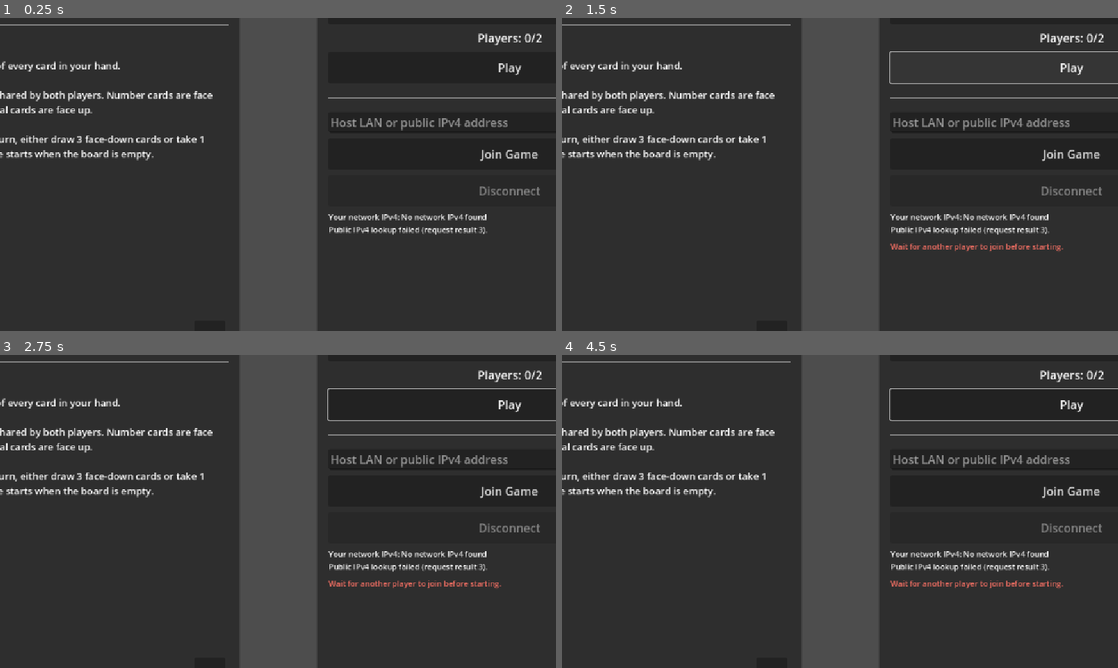
Above: before the commit, frames 1-4 (two rows, left to right).
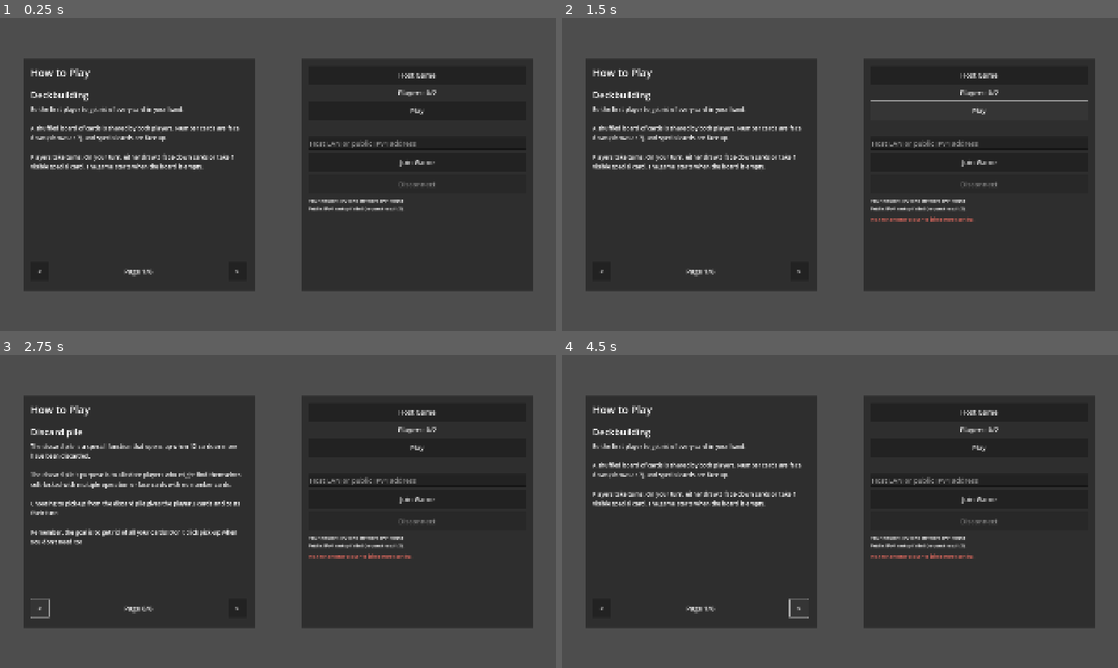
Above: after the commit, the same moments.

Repository: amechanos/Prototype-3
Game: Godot game, scene res://network_testing.tscn
The game is run twice, just before and just after one commit, with the same random seed, the same clock (stepped at 60 frames per second) and the same inputs.
Inputs (mouse positions are in pixels of both pictures, inside the frame that each line leads up to):
- Up to frame 1 (0.25 s): no input
- Up to frame 2 (1.5 s): click "Play" at 0.5 s; click "Play" at 1.25 s
- Up to frame 3 (2.75 s): click (38, 608) at 2 s, where only the run after the commit has a clickable "<"
- Up to frame 4 (4.5 s): click (801, 608) at 2.75 s, where only the run after the commit has a clickable ">"; click (600, 608) at 3.5 s, where only the run after the commit has a clickable "<"; click (801, 608) at 4.25 s, where only the run after the commit has a clickable ">"

The runs differ from the first frame. In frame 1, 38% of the frame differs, in the area x 0-100%, y 0-100%; in frame 2, 37%; in frame 3, 39%; in frame 4, 38%.

Commit message:
Update project.godot

Diff:
--- a/project.godot
+++ b/project.godot
@@ -17,7 +17,6 @@
 config/name="blackjack"
 run/main_scene="res://network_testing.tscn"
 config/features=PackedStringArray("4.4", "GL Compatibility")
-config/features=PackedStringArray("4.7", "GL Compatibility")
 config/icon="res://icon.svg"
 
 [autoload]
@@ -26,6 +25,8 @@
 
 [display]
 
+window/size/viewport_width=1920
+window/size/viewport_height=1080
 window/stretch/mode="canvas_items"
 window/stretch/aspect="expand"
 
